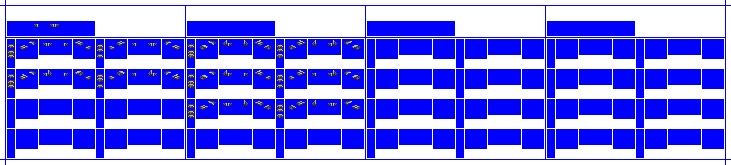
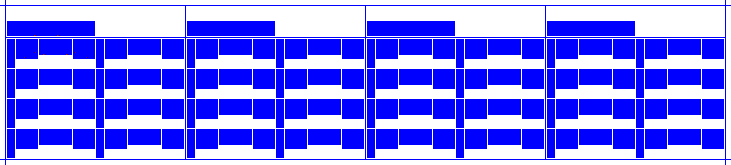
Layer changes from the first 731 x 165 image to the second:
hid "Panto Down copy" over [8, 24, 361, 118]
added layer "3rd rail pickups copy" above "CC1" over [24, 35, 87, 58]
